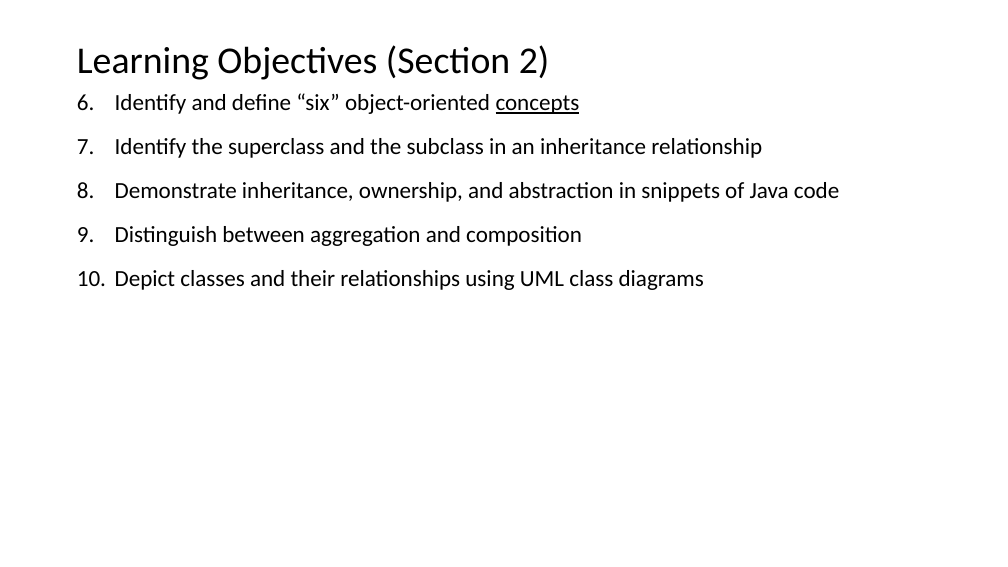
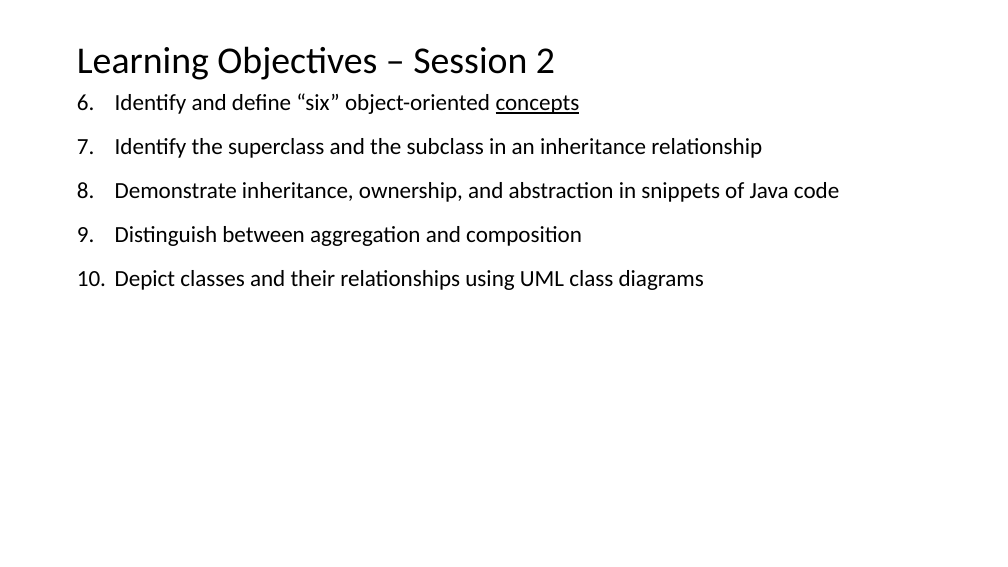
Before and after one commit to EricJPogue/www-epogue-info, a slide deck: slide 14 of CPSC-24500/Week01/2016SpringW01Slides.pptx (slide 11 before the commit). Drawn at 1008x567 pixels with LibreOffice and Linux fonts; fonts in the diff are those of the drawing. Boxes give left, top, right and bottom in pixels: in the first picture for what was removed or moved away, otherwise in the second. Text is boxed around its words. In the diff, an @@ line names an element or a change of style, - is before the commit and + after.

```diff
--- a/CPSC-24500/Week01/2016SpringW01Slides.pptx
+++ b/CPSC-24500/Week01/2016SpringW01Slides.pptx
@@ title at [77,46,555,80]: text changed @@
-Learning Objectives (Section 2)
+Learning Objectives – Session 2
```
Also in this commit, not shown: 3 other slides changed, 6 slides added, 4 other files.
